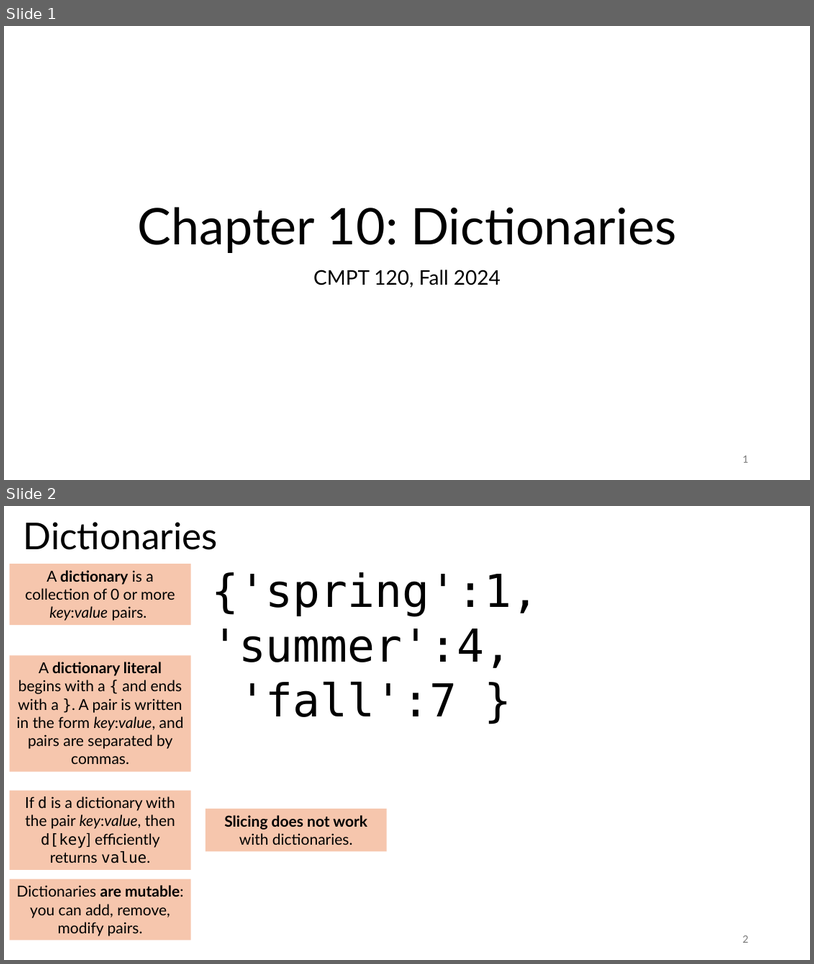
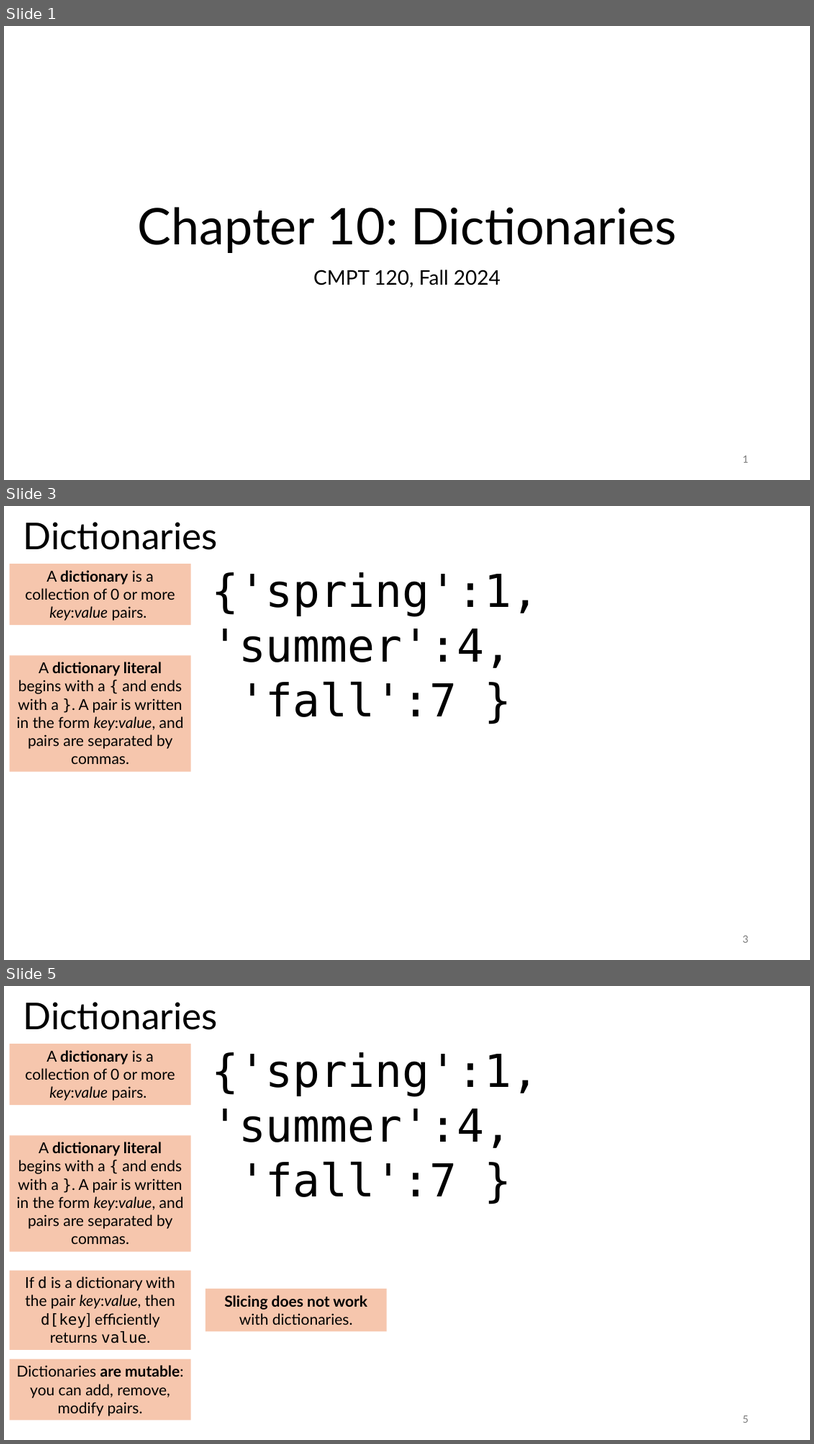
Before and after one commit to tjd1234/cmpt120fall2024, a slide deck: lecture_notes/chapter10/chapter10.pptx. Shown one above the other, each under a label of ours: slides 1 and 2 before the commit, slides 1, 3 and 5 after it; the slides between them are not shown. The pictures are 814x964 and 814x1444 pixels, drawn with LibreOffice and Linux fonts; fonts in the diff are those of the drawing. Boxes give left, top, right and bottom in pixels: in the first picture for what was removed or moved away, otherwise in the second. Text is boxed around its words. In the diff, an @@ line names an element or a change of style, - is before the commit and + after.

```diff
--- a/lecture_notes/chapter10/chapter10.pptx
+++ b/lecture_notes/chapter10/chapter10.pptx
@@ slide 3 added at (x1=4, y1=506, x2=810, y2=960), background #FFFFFF @@
@@ title added at (x1=23, y1=522, x2=218, y2=550), 44 pt, text #000000 @@
+Dictionaries
@@ rectangle added at (x1=10, y1=564, x2=191, y2=625), fill #F6C6AD, 18 pt, text #000000 @@
+A dictionary is a collection of 0 or more key:value pairs.
@@ text added at (x1=211, y1=572, x2=539, y2=717), 54 pt, text #000000 @@
+{'spring':1, 'summer':4,
+'fall':7 }
@@ rectangle added at (x1=10, y1=656, x2=191, y2=772), fill #F6C6AD, 18 pt, text #000000 @@
+A dictionary literal begins with a { and ends with a }. A pair is written in the form key:value, and pairs are separated by commas.
@@ page number added at (x1=743, y1=935, x2=748, y2=942), 12 pt, text #797979 @@
+3
@@ what was slide 2 is now slide 5 @@
@@ page number at (x1=743, y1=1415, x2=748, y2=1422): text changed @@
-2
+5
```
Also in this commit, not shown: 8 slides changed, 9 other slides added, 3 other files.
